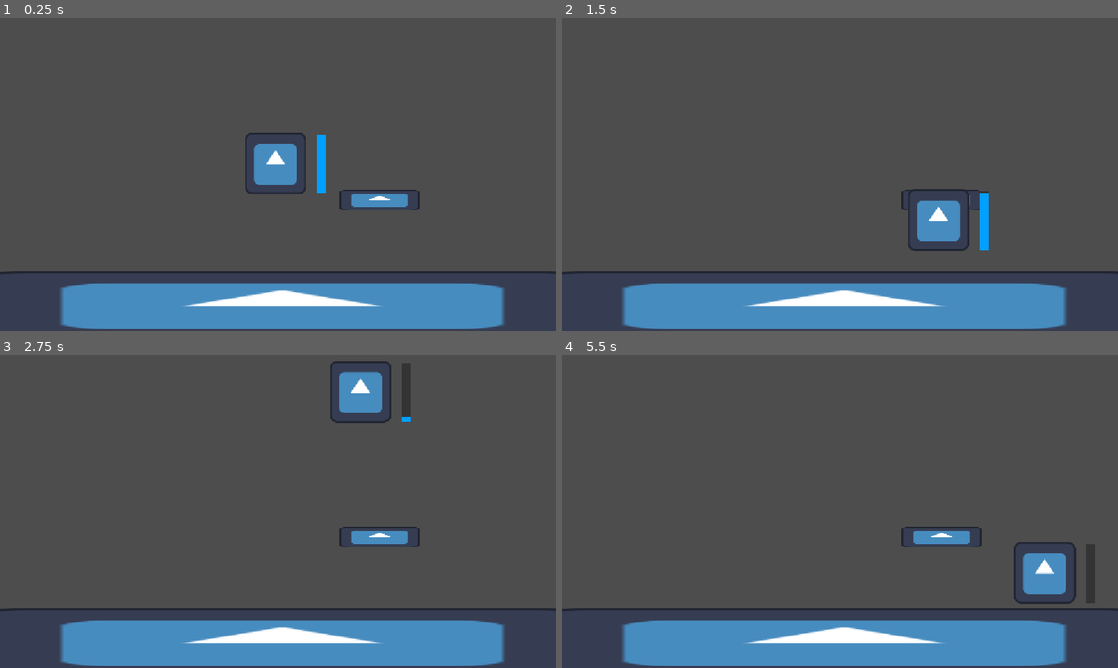
Above: before the commit, frames 1-4 (two rows, left to right).
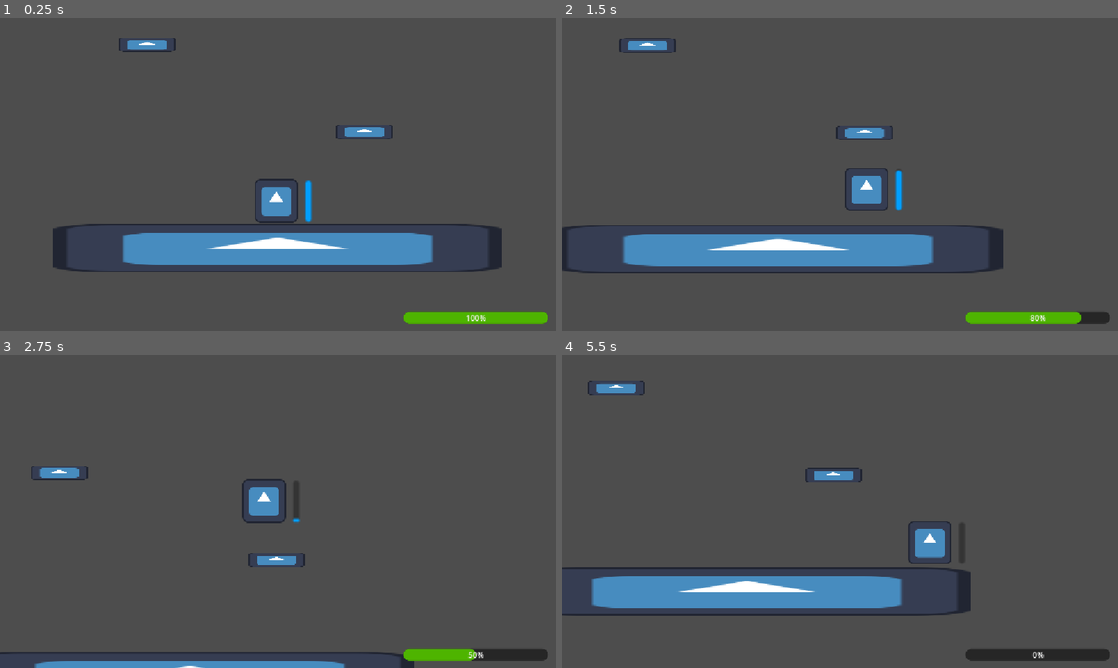
Above: after the commit, the same moments.

Repository: jurajstec/Rustaccordion
Game: Godot game, scene res://scenes/game.tscn
Same seed, same stepped clock (60 frames per second), same inputs: the game is played once before the commit and once after it. The engine's default icon, where the game draws it, is replaced by a stand-in: a white triangle on a blue panel in a dark square.
Inputs:
- Up to frame 1 (0.25 s): no input
- Up to frame 2 (1.5 s): tap Enter (ui_accept) at 0.5, 1.35 s; hold Enter (ui_accept) 0.53-1.28 s; hold Right (ui_right) from 0.53 s (still down)
- Up to frame 3 (2.75 s): tap Enter (ui_accept) at 1.52, 1.82 s; release Right (ui_right) at 2.03 s; hold Left (ui_left) from 2.03 s (still down); hold Enter (ui_accept) from 2.03 s (still down)
- Up to frame 4 (5.5 s): release Left (ui_left) at 2.78 s; release Enter (ui_accept) at 2.78 s; hold Right (ui_right) 2.78-4.28 s; tap Enter (ui_accept) at 2.85, 3.02, 3.32, 4.35, 4.52, 4.82 s; hold Enter (ui_accept) 3.53-4.28 s; hold Left (ui_left) 4.28-5.03 s; hold Right (ui_right) from 5.03 s (still down); hold Enter (ui_accept) from 5.03 s (still down)

The runs differ from the first frame. In frame 1, 23% of the frame differs, in the area x 0-100%, y 6-100%; in frame 2, 21%; in frame 3, 16%; in frame 4, 22%.

Commit message:
Player 0.2
Added camera movement and smoothed animation. Added health bar, added a limit and added respawn if you fell.

Diff:
--- a/scenes/game.tscn
+++ b/scenes/game.tscn
@@ -1,19 +1,71 @@
 [gd_scene format=3 uid="uid://jgvb2pejx1tl"]
 
 [ext_resource type="PackedScene" uid="uid://dt3b4p1bm7kym" path="res://scenes/player.tscn" id="1_uwrxv"]
+[ext_resource type="PackedScene" uid="uid://cn5qro0kxnhx6" path="res://scenes/health_bar.tscn" id="2_iywne"]
 [ext_resource type="PackedScene" uid="uid://cmpdueumiba2a" path="res://scenes/ground.tscn" id="2_yqjtg"]
 [ext_resource type="PackedScene" uid="uid://cquit1txr7hmy" path="res://scenes/platform.tscn" id="3_lnu2h"]
+[ext_resource type="PackedScene" uid="uid://envumitt2iff" path="res://scenes/killzone.tscn" id="4_lbhrr"]
+
+[sub_resource type="GDScript" id="GDScript_iywne"]
+script/source = "extends Node2D
+
+
+# Called when the node enters the scene tree for the first time.
+func _ready() -> void:
+	pass # Replace with function body.
+
+
+# Called every frame. 'delta' is the elapsed time since the previous frame.
+func _process(delta: float) -> void:
+	pass
+"
+
+[sub_resource type="WorldBoundaryShape2D" id="WorldBoundaryShape2D_xlapc"]
 
 [node name="Game" type="Node2D" unique_id=621689657]
+position = Vector2(0, -1)
+script = SubResource("GDScript_iywne")
 
 [node name="Player" parent="." unique_id=1498919203 instance=ExtResource("1_uwrxv")]
-position = Vector2(-5, 60)
+position = Vector2(-2, 5)
 
-[node name="Camera2D" type="Camera2D" parent="." unique_id=961602275]
+[node name="Camera2D" type="Camera2D" parent="Player" unique_id=961602275]
+position = Vector2(5, -60)
+zoom = Vector2(0.7, 0.7)
+limit_left = -1055
+limit_right = 1101
+limit_bottom = 794
+limit_smoothed = true
+position_smoothing_enabled = true
+position_smoothing_speed = 3.0
 
 [node name="ground" parent="." unique_id=890221615 instance=ExtResource("2_yqjtg")]
-position = Vector2(-548, 269)
+position = Vector2(2, 169)
 scale = Vector2(10.813937, 7.3672543)
 
 [node name="platform" parent="." unique_id=1478797015 instance=ExtResource("3_lnu2h")]
-position = Vector2(190, 10)
+position = Vector2(258, -173)
+
+[node name="platform2" parent="." unique_id=989877246 instance=ExtResource("3_lnu2h")]
+position = Vector2(-385, -431)
+
+[node name="platform3" parent="." unique_id=1118409064 instance=ExtResource("3_lnu2h")]
+position = Vector2(28, -815)
+
+[node name="Killzone" parent="." unique_id=1529094594 instance=ExtResource("4_lbhrr")]
+position = Vector2(0, 480)
+scale = Vector2(4.62421, 3.36)
+
+[node name="CollisionShape2D" type="CollisionShape2D" parent="Killzone" unique_id=2082956401]
+position = Vector2(0.21625316, 2.9761868)
+scale = Vector2(1.2790165, 1.6618915)
+shape = SubResource("WorldBoundaryShape2D_xlapc")
+
+[node name="CanvasLayer" type="CanvasLayer" parent="." unique_id=1785485690]
+
+[node name="HealthBar" parent="CanvasLayer" unique_id=1385275340 instance=ExtResource("2_iywne")]
+anchors_preset = -1
+offset_left = 836.0
+offset_top = 608.0
+offset_right = 1136.0
+offset_bottom = 633.0
--- a/scenes/ground.tscn
+++ b/scenes/ground.tscn
@@ -6,9 +6,9 @@
 size = Vector2(123, 20)
 
 [node name="ground" type="StaticBody2D" unique_id=890221615]
+collision_mask = 0
 
 [node name="CollisionShape2D" type="CollisionShape2D" parent="." unique_id=1932505090]
-position = Vector2(51.5, 0)
 shape = SubResource("RectangleShape2D_r7nhv")
 
 [node name="Sprite2D" type="Sprite2D" parent="CollisionShape2D" unique_id=1939538011]
--- /dev/null
+++ b/scenes/health_bar.tscn
@@ -0,0 +1,24 @@
+[gd_scene format=3 uid="uid://cn5qro0kxnhx6"]
+
+[sub_resource type="StyleBoxFlat" id="StyleBoxFlat_ygwv5"]
+bg_color = Color(0.14767182, 0.14767182, 0.14767176, 1)
+corner_radius_top_left = 20
+corner_radius_top_right = 20
+corner_radius_bottom_right = 20
+corner_radius_bottom_left = 20
+
+[sub_resource type="StyleBoxFlat" id="StyleBoxFlat_r7nhv"]
+bg_color = Color(0.30742642, 0.70764697, 3.85046e-07, 1)
+corner_radius_top_left = 20
+corner_radius_top_right = 20
+corner_radius_bottom_right = 20
+corner_radius_bottom_left = 20
+
+[node name="HealthBar" type="ProgressBar" unique_id=1385275340]
+custom_minimum_size = Vector2(300, 0)
+offset_top = 1.0
+offset_right = 300.0
+offset_bottom = 24.0
+theme_override_styles/background = SubResource("StyleBoxFlat_ygwv5")
+theme_override_styles/fill = SubResource("StyleBoxFlat_r7nhv")
+value = 100.0
--- /dev/null
+++ b/scenes/killzone.tscn
@@ -0,0 +1,15 @@
+[gd_scene format=3 uid="uid://envumitt2iff"]
+
+[ext_resource type="Script" uid="uid://e5rn7kxqyu52" path="res://scripts/killzone.gd" id="1_xlapc"]
+
+[node name="Killzone" type="Area2D" unique_id=1529094594]
+collision_layer = 4
+collision_mask = 3
+script = ExtResource("1_xlapc")
+
+[node name="Timer" type="Timer" parent="." unique_id=1010051587]
+wait_time = 0.6
+one_shot = true
+
+[connection signal="body_entered" from="." to="." method="_on_body_entered"]
+[connection signal="timeout" from="Timer" to="." method="_on_timer_timeout"]
--- a/scenes/platform.tscn
+++ b/scenes/platform.tscn
@@ -6,13 +6,14 @@
 size = Vector2(170, 40)
 
 [node name="platform" type="StaticBody2D" unique_id=1478797015]
+collision_mask = 0
 
 [node name="Sprite2D" type="Sprite2D" parent="." unique_id=850804554]
-position = Vector2(20.5, 43)
+position = Vector2(0.5, 0)
 scale = Vector2(1.3203125, 0.328125)
 texture = ExtResource("1_ba0x2")
 
 [node name="CollisionShape2D" type="CollisionShape2D" parent="." unique_id=422033598]
-position = Vector2(20, 44)
+position = Vector2(0, 1)
 shape = SubResource("RectangleShape2D_r7nhv")
 one_way_collision = true
--- a/scenes/player.tscn
+++ b/scenes/player.tscn
@@ -8,27 +8,35 @@
 
 [sub_resource type="StyleBoxFlat" id="StyleBoxFlat_qhqgy"]
 bg_color = Color(0.20332181, 0.20332184, 0.2033217, 1)
+corner_radius_top_left = 2
+corner_radius_top_right = 2
+corner_radius_bottom_right = 2
+corner_radius_bottom_left = 2
 
 [sub_resource type="StyleBoxFlat" id="StyleBoxFlat_g2els"]
 bg_color = Color(0.006047725, 0.6243518, 0.9999998, 1)
+corner_radius_top_left = 2
+corner_radius_top_right = 2
+corner_radius_bottom_right = 2
+corner_radius_bottom_left = 2
 
 [node name="Player" type="CharacterBody2D" unique_id=1498919203]
 z_index = 5
+collision_layer = 2
 script = ExtResource("1_g2els")
 
 [node name="Sprite2D" type="Sprite2D" parent="." unique_id=1523803059]
-position = Vector2(0, -67)
 texture = ExtResource("1_3vyb7")
 
 [node name="CollisionShape2D" type="CollisionShape2D" parent="." unique_id=1883196783]
-position = Vector2(0.5, -43)
+position = Vector2(0.5, 24)
 shape = SubResource("RectangleShape2D_ygwv5")
 
 [node name="StaminaBar" type="ProgressBar" parent="." unique_id=137061022]
 offset_left = 86.0
-offset_top = -127.0
+offset_top = -60.000008
 offset_right = 90.0
-offset_bottom = -100.0
+offset_bottom = -33.000008
 scale = Vector2(4.56, 4.52)
 theme_override_styles/background = SubResource("StyleBoxFlat_qhqgy")
 theme_override_styles/fill = SubResource("StyleBoxFlat_g2els")
--- /dev/null
+++ b/scripts/killzone.gd
@@ -0,0 +1,11 @@
+extends Area2D
+
+@onready var timer: Timer = $Timer
+
+func _on_body_entered(body: Node2D) -> void:
+	print(body.name, " died!")
+	timer.start()
+
+
+func _on_timer_timeout() -> void:
+	get_tree().reload_current_scene()
--- a/scripts/player.gd
+++ b/scripts/player.gd
@@ -2,7 +2,7 @@
 extends CharacterBody2D
 
 
-const SPEED = 220.0 # Horizontal movement speed
+const SPEED = 280.0 # Horizontal movement speed
 const ASCEND_SPEED = 300.0 # Maximum upward flight speed
 @export var deceleration = 500.0 # How quickly the player slows down horizontally
 
@@ -14,22 +14,35 @@
 const AIR_BOOST_COST = 0.10
 
 
-@export var max_energy: float = 1.3 # Maximum stamina
+@export var max_energy: float = 1.3
 @export var recharge_speed: float = 4.5
-var energy_left: float # Current stamina remaining
+var energy_left: float
+@export var max_health: float = 100.0
+var health: float
+var displayed_health: float
+@export var health_bar_speed: float = 100.0
 
 
-var air_boost_time: float = 0.1 # Time for the extra mid-air boost
+var air_boost_time: float # Time for the extra mid-air boost(declared in the script a bit below)
 
 
 # Stamina bar
 @onready var stamina_bar: ProgressBar = $StaminaBar
+#HEalth bar
+@onready var health_bar: ProgressBar = $"../CanvasLayer/HealthBar"
 
 
 func _ready() -> void:
 	energy_left = max_energy
 	stamina_bar.max_value = max_energy
 	stamina_bar.value = energy_left
+	health = max_health
+	displayed_health = health
+	health_bar.max_value = max_health
+	health_bar.value = health
+
+
+
 
 
 func _physics_process(delta: float) -> void:
@@ -64,7 +77,8 @@
 			energy_left -= AIR_BOOST_COST
 
 
-	if Input.is_action_pressed("ui_accept") and energy_left > 0:
+
+	if Input.is_action_pressed("ui_accept") and energy_left > 0.0:
 		var flight_power = FLIGHT_ACCELERATION
 
 		# Give extra flight power when falling otherwise it's impossible to get back up
@@ -103,10 +117,24 @@
 	else: velocity.x = move_toward(velocity.x, 0, deceleration/1.5 * delta)
 
 
+	if Input.is_action_just_pressed("ui_accept"):
+		take_damage(10.0)
 
 	#sync stamina with the UI bar
 	stamina_bar.value = energy_left
 
+	displayed_health = move_toward(
+	displayed_health,
+	health,
+	health_bar_speed * delta
+	)
+
+	health_bar.value = displayed_health
+
 
 	#apply
 	move_and_slide()
+
+func take_damage(amount: float) -> void:
+		health = maxf(health - amount, 0.0)
+		health_bar.value = health
Not shown, added: scripts/killzone.gd.uid
